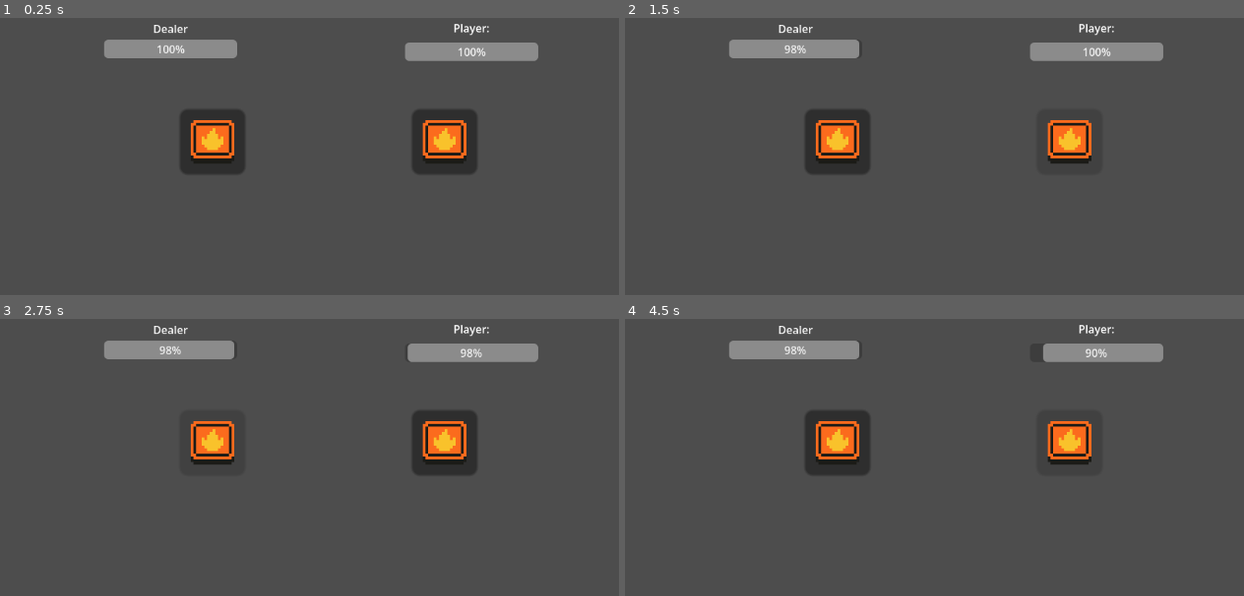
Above: before the commit, frames 1-4 (two rows, left to right).
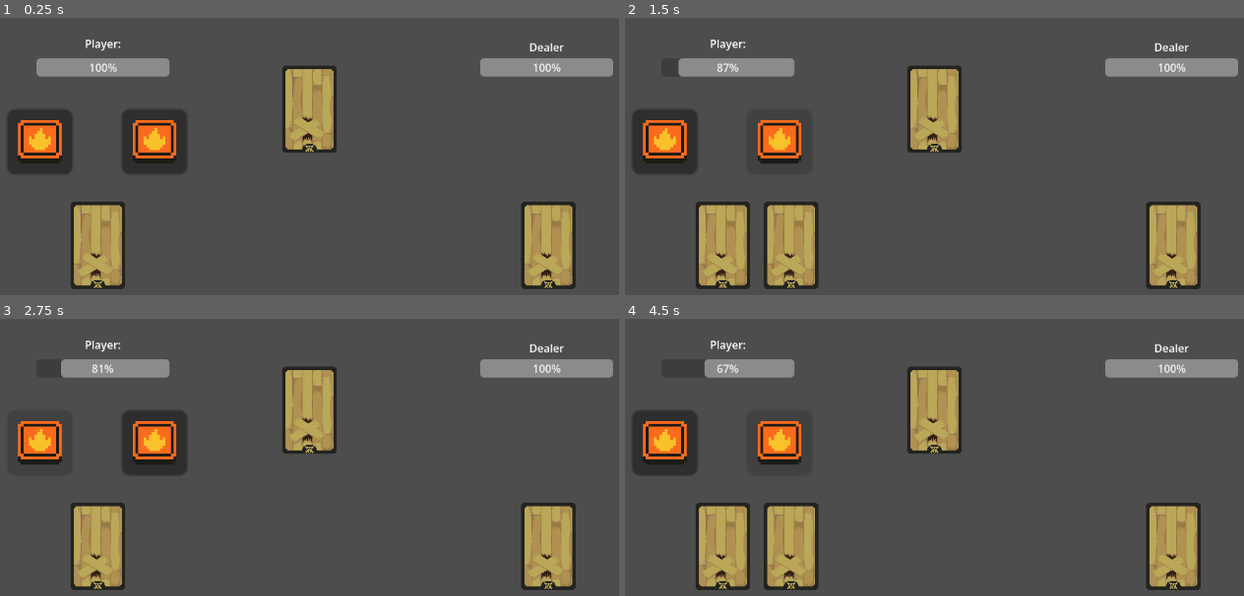
Above: after the commit, the same moments.

Repository: RoyLemon/BlackJack-Base
Game: Godot game, scene res://Scenes/main.tscn
Two runs of this game, one before a commit and one after it. Both use one fixed random seed, a clock stepped at 60 frames per second and the inputs below.
Inputs (mouse positions are in pixels of both pictures, inside the frame that each line leads up to; where the layout moved, square brackets give the same spot in the first picture):
- Up to frame 1 (0.25 s): no input
- Up to frame 2 (1.5 s): click (662, 142) [835, 142] at 0.5 s; click (779, 142) [1070, 142] at 1.25 s
- Up to frame 3 (2.75 s): click (37, 443) [210, 443] at 2 s
- Up to frame 4 (4.5 s): click (779, 443) [1070, 443] at 2.75 s; click (662, 443) [835, 443] at 3.5 s; click (779, 443) [1070, 443] at 4.25 s

The runs differ from the first frame. In frame 1, 23% of the frame differs, in the area x 1-100%, y 2-98%; in frame 2, 23%; in frame 3, 20%; in frame 4, 23%.

Commit message:
Animaciones

Diff:
--- a/Scenes/main.tscn
+++ b/Scenes/main.tscn
@@ -54,6 +54,7 @@
 [ext_resource type="Resource" uid="uid://c4ec63ig3rwcq" path="res://Resources/tres/Spades/spade_joker.tres" id="52_owhal"]
 [ext_resource type="Resource" uid="uid://rbxyt8mdwqic" path="res://Resources/tres/Spades/spade_queen.tres" id="53_uv6w5"]
 [ext_resource type="Resource" uid="uid://e0hk4j7li70g" path="res://Resources/tres/Spades/spade_king.tres" id="54_r7bbj"]
+[ext_resource type="PackedScene" uid="uid://c4gchqx4g4lo6" path="res://Scenes/card.tscn" id="55_1semv"]
 [ext_resource type="Texture2D" uid="uid://b651pavqpdasl" path="res://FireButton_up.png" id="55_bv80c"]
 [ext_resource type="Script" uid="uid://dcf1r36ifvlsi" path="res://Scripts/player_health_bar.gd" id="56_ptfg5"]
 [ext_resource type="Script" uid="uid://chdm4p1bgwcjf" path="res://Scripts/dealer_health_bar.gd" id="57_2daye"]
@@ -63,6 +64,7 @@
 [node name="BlackJack Logic" type="Node2D" parent="." unique_id=846344235]
 script = ExtResource("1_hdf80")
 all_cards = Array[ExtResource("2_jwpg7")]([ExtResource("3_k2e45"), ExtResource("4_536cc"), ExtResource("5_aqgau"), ExtR …(1217 unchanged characters)…
+card_scene = ExtResource("55_1semv")
 
 [node name="Control" type="Control" parent="." unique_id=1663974649]
 layout_mode = 3
@@ -77,9 +79,9 @@
 anchor_top = 0.5
 anchor_right = 0.5
 anchor_bottom = 0.5
-offset_left = -216.0
+offset_left = -469.0
 offset_top = -23.5
-offset_right = -192.0
+offset_right = -445.0
 offset_bottom = 0.5
 grow_horizontal = 2
 grow_vertical = 2
@@ -88,9 +90,9 @@
 
 [node name="TakeButtom" type="Button" parent="Control" unique_id=2075340156]
 layout_mode = 0
-offset_left = 700.0
+offset_left = 275.0
 offset_top = 300.0
-offset_right = 724.0
+offset_right = 299.0
 offset_bottom = 324.0
 scale = Vector2(4, 4)
 icon = ExtResource("55_bv80c")
@@ -98,10 +100,10 @@
 [node name="CanvasLayer" type="CanvasLayer" parent="." unique_id=2058874453]
 
 [node name="PlayerHealthBar" type="ProgressBar" parent="CanvasLayer" unique_id=680148619 node_paths=PackedStringArray("player")]
-offset_left = 690.0
-offset_top = 202.0
-offset_right = 885.0
-offset_bottom = 229.0
+offset_left = 150.0
+offset_top = 225.0
+offset_right = 345.0
+offset_bottom = 252.0
 fill_mode = 1
 script = ExtResource("56_ptfg5")
 player = NodePath("../../BlackJack Logic")
@@ -115,10 +117,10 @@
 vertical_alignment = 1
 
 [node name="DealerHealthBar" type="ProgressBar" parent="CanvasLayer" unique_id=546205041 node_paths=PackedStringArray("dealer")]
-offset_left = 249.0
-offset_top = 198.0
-offset_right = 444.0
-offset_bottom = 225.0
+offset_left = 800.0
+offset_top = 225.0
+offset_right = 995.0
+offset_bottom = 252.0
 script = ExtResource("57_2daye")
 dealer = NodePath("../../BlackJack Logic")
 
@@ -131,5 +133,16 @@
 horizontal_alignment = 1
 vertical_alignment = 1
 
+[node name="Markers" type="Node2D" parent="." unique_id=244063626]
+
+[node name="Deck Marker" type="Marker2D" parent="Markers" unique_id=930347415]
+position = Vector2(550, 300)
+
+[node name="PlayerDeck" type="Marker2D" parent="Markers" unique_id=257890567]
+position = Vector2(240, 500)
+
+[node name="DealerDeck" type="Marker2D" parent="Markers" unique_id=1121194285]
+position = Vector2(900, 500)
+
 [connection signal="pressed" from="Control/StandButtom" to="BlackJack Logic" method="_on_stand_buttom_pressed"]
 [connection signal="pressed" from="Control/TakeButtom" to="BlackJack Logic" method="_on_take_buttom_pressed"]
--- a/Scripts/CardManager.gd
+++ b/Scripts/CardManager.gd
@@ -1,48 +1,75 @@
 extends Node2D
 class_name CardManager
 
-# Variables
+# VARIABLES
+
+# Turnos
 var player_take_card: bool = false
 var dealer_take_card: bool = false
 
+# Health
 var player_max_health: int = 100
 var dealer_max_health: int = 100
-var player_actual_healt: int = 100
+
+var player_actual_health: int = 100
 var dealer_actual_health: int = 100
 
 # Const
-const MAX_VALUE = 21
-const MIN_STAY_VALUE = 16
-
-# export
+const MAX_VALUE := 21
+const MIN_STAY_VALUE := 16
+const FIRST_TWO_CARDS_PER_GAME := 2
+
+# Export
 @export var all_cards: Array[CardData]
-
-# Arrays
-var player_hand: Array[CardData]
-var dealer_hand: Array[CardData]
-var deck: Array[CardData]
+@export var card_scene: PackedScene
+
+# Arrays (guardan nodos carta)
+var player_hand: Array = []
+var dealer_hand: Array = []
+var deck: Array = []
+
+# Deck Positions
+@onready var deck_position: Marker2D = $"../Markers/Deck Marker"
+@onready var player_deck_position: Marker2D = $"../Markers/PlayerDeck"
+@onready var dealer_deck_position: Marker2D = $"../Markers/DealerDeck"
+
 
 func _ready() -> void:
 	create_deck()
 	start_round()
 
-# START GAME REGION - START
+
+# START GAME REGION
+
 func create_deck() -> void:
+	deck.clear()
+
 	all_cards.shuffle()
 
-	for card in all_cards:
-		deck.append(card)
+	for card_data in all_cards:
+		var card_instance = card_scene.instantiate()
+		card_instance.data = card_data
+		card_instance.position = deck_position.position
+		add_child(card_instance)
+		deck.append(card_instance)
+
 
 func start_round() -> void:
-	var FIRST_TWO_CARDS_PER_GAME = 2
-
-	for i in range(FIRST_TWO_CARDS_PER_GAME):
-		player_hand.append(deck.pop_front())
-		dealer_hand.append(deck.pop_front())
-# START GAME REGIN - END
-
-
-# CALCULATE GAME REGION - START
+	if deck.is_empty(): return
+	var player_card = deck.pop_back()
+	var p_offset = Vector2(player_hand.size() * 100, 0)
+	player_card.position = player_deck_position.position + p_offset
+	player_hand.append(player_card)
+
+	if deck.is_empty(): return
+
+	var dealer_card = deck.pop_back()
+	var d_offset = Vector2(dealer_hand.size() * 100, 0)
+	dealer_card.position = dealer_deck_position.position + d_offset
+	dealer_hand.append(dealer_card)
+
+
+# BUTTONS
 func _on_take_buttom_pressed() -> void:
 	player_take_card = true
 	dealer_take_card = false
@@ -53,113 +80,146 @@
 	dealer_take_card = true
 	deal_cards()
 
+# GAMEPLAY
 func deal_cards() -> void:
-	if (deck.is_empty()): return
-
-	if (player_take_card):
+	if deck.is_empty():
+		return
+
+	# Player turn
+	if player_take_card:
 		player_play(player_hand)
-
-		if (calculate_hand_value(player_hand) >= MAX_VALUE):
+		if calculate_hand_value(player_hand) >= MAX_VALUE:
 			check_winner(player_hand, dealer_hand)
 
-	if (dealer_take_card):
+	# Dealer turn
+	if dealer_take_card:
 		dealer_play(dealer_hand)
 		check_winner(player_hand, dealer_hand)
 
 
-func player_play(hand: Array[CardData]) -> void:
-	hand.append(deck.pop_front())
-
-	if (calculate_hand_value(hand) >= MAX_VALUE):
+func player_play(hand: Array) -> void:
+	if deck.is_empty():
+		return
+
+	var card = deck.pop_front()
+	var tween = create_tween()
+	var offset = Vector2(hand.size() * 100, 0)
+	tween.tween_property(card, "position", player_deck_position.position + offset, 0.15)
+	hand.append(card)
+	if calculate_hand_value(hand) >= MAX_VALUE:
 		player_take_card = false
-		return
-
-
-func dealer_play(hand: Array[CardData]) -> void:
-	while (calculate_hand_value(hand) < MIN_STAY_VALUE):
-		hand.append(deck.pop_front())
+
+
+func dealer_play(hand: Array) -> void:
+	while calculate_hand_value(hand) < MIN_STAY_VALUE:
+		var card = deck.pop_front()
+		var tween = create_tween()
+		var offset = Vector2(hand.size() * 100, 0)
+		tween.tween_property(card, "position", dealer_deck_position.position + offset, 0.15)
+		hand.append(card)
 	dealer_take_card = false
 
 
-func calculate_hand_value(hand: Array[CardData]) -> int:
-	var total_value: int = 0
-	for value in hand:
-		total_value += value.card_value
+func calculate_hand_value(hand: Array) -> int:
+	var total_value := 0
+
+	for card in hand:
+		total_value += card.data.card_value
 	return total_value
 
 
-func check_winner(p_hand: Array[CardData], d_hand: Array[CardData]):
-	var player_value: int = calculate_hand_value(p_hand)
-	var dealer_value: int = calculate_hand_value(d_hand)
-
-	# Bust (>21)
-	if (player_value > MAX_VALUE):
-		player_actual_healt -= dealer_value
-		if (check_game_over()): return
-		start_new_round()
-		return
-
-	if (dealer_value > MAX_VALUE):
+func check_winner(p_hand: Array, d_hand: Array) -> void:
+	var player_value := calculate_hand_value(p_hand)
+	var dealer_value := calculate_hand_value(d_hand)
+
+	print("Player:", player_value)
+	print("Dealer:", dealer_value)
+
+	# BUST (>21)
+	if player_value > MAX_VALUE:
+		player_actual_health -= dealer_value
+		if check_game_over(): return
+		start_new_round()
+		return
+
+	if dealer_value > MAX_VALUE:
 		dealer_actual_health -= player_value
-		if (check_game_over()): return
-		start_new_round()
-		return
-
-	# BlackJack Exacto
-	if (player_value == MAX_VALUE):
+		if check_game_over(): return
+		start_new_round()
+		return
+
+	# BLACKJACK EXACTO
+	if player_value == MAX_VALUE and dealer_value != MAX_VALUE:
 		dealer_actual_health -= MAX_VALUE
-		if (check_game_over()): return
-		start_new_round()
-		return
-
-	if (dealer_value == MAX_VALUE):
-		player_actual_healt -= MAX_VALUE
-		if (check_game_over()): return
-		start_new_round()
-		return
-
-	# Comparacion Normal
-	if (dealer_value > player_value):
-		player_actual_healt -= dealer_value - player_value
-		if (check_game_over()): return
-		start_new_round()
-		return
-
-	if (player_value > dealer_value):
-		dealer_actual_health -= player_value - dealer_value
-		if (check_game_over()): return
-		start_new_round()
-		return
-
-	# Empate
-	if (dealer_value == player_value):
-		if (check_game_over()): return
-		start_new_round()
-		return
-
-	print("Se esta omitiendo algun caso")
-# Calculate Game Region - End
-
-# Restart Game Region - Start
+		if check_game_over(): return
+		start_new_round()
+		return
+
+	if dealer_value == MAX_VALUE and player_value != MAX_VALUE:
+		player_actual_health -= MAX_VALUE
+		if check_game_over(): return
+		start_new_round()
+		return
+
+	# COMPARACION NORMAL
+	if dealer_value > player_value:
+		player_actual_health -= (dealer_value - player_value)
+		if check_game_over(): return
+		start_new_round()
+		return
+
+	if player_value > dealer_value:
+		dealer_actual_health -= (player_value - dealer_value)
+		if check_game_over(): return
+		start_new_round()
+		return
+
+	# EMPATE
+	if dealer_value == player_value:
+		print("EMPATE!")
+		if check_game_over(): return
+		start_new_round()
+		return
+
+# CASO EXTRA
+	print("Se está omitiendo algún caso")
+
+
+# RESTART GAME REGION
 func start_new_round() -> void:
-	print ("Nuevo round")
+	print("Nuevo round")
+
+	player_take_card = false
+	dealer_take_card = false
+
+	# Destruir cartas viejas
+	for card in deck:
+		card.queue_free()
+
+	for card in player_hand:
+		card.queue_free()
+
+	for card in dealer_hand:
+		card.queue_free()
+
 	deck.clear()
 	player_hand.clear()
 	dealer_hand.clear()
 	create_deck()
 	start_round()
 
-func check_game_over():
-	if (player_actual_healt <= 0 and dealer_actual_health <= 0):
-		print ("Game Over, Empate")
-
+
+func check_game_over() -> bool:
+	if player_actual_health <= 0 and dealer_actual_health <= 0:
+		print("Game Over, Empate")
 		return true
 
-	if (player_actual_healt <= 0):
-		print("Game Over, Perdistes")
+	if player_actual_health <= 0:
+		print("Game Over, Perdiste")
 		return true
 
-	if (dealer_actual_health <= 0):
-		print("Ganastes!")
+	if dealer_actual_health <= 0:
+		print("¡Ganaste!")
 		return true
+
 	return false
--- a/Scripts/player_health_bar.gd
+++ b/Scripts/player_health_bar.gd
@@ -6,4 +6,4 @@
 	max_value = player.player_max_health
 
 func _process(delta: float) -> void:
-	value = player.player_actual_healt * 100 / player.player_max_health
+	value = player.player_actual_health * 100 / player.player_max_health
